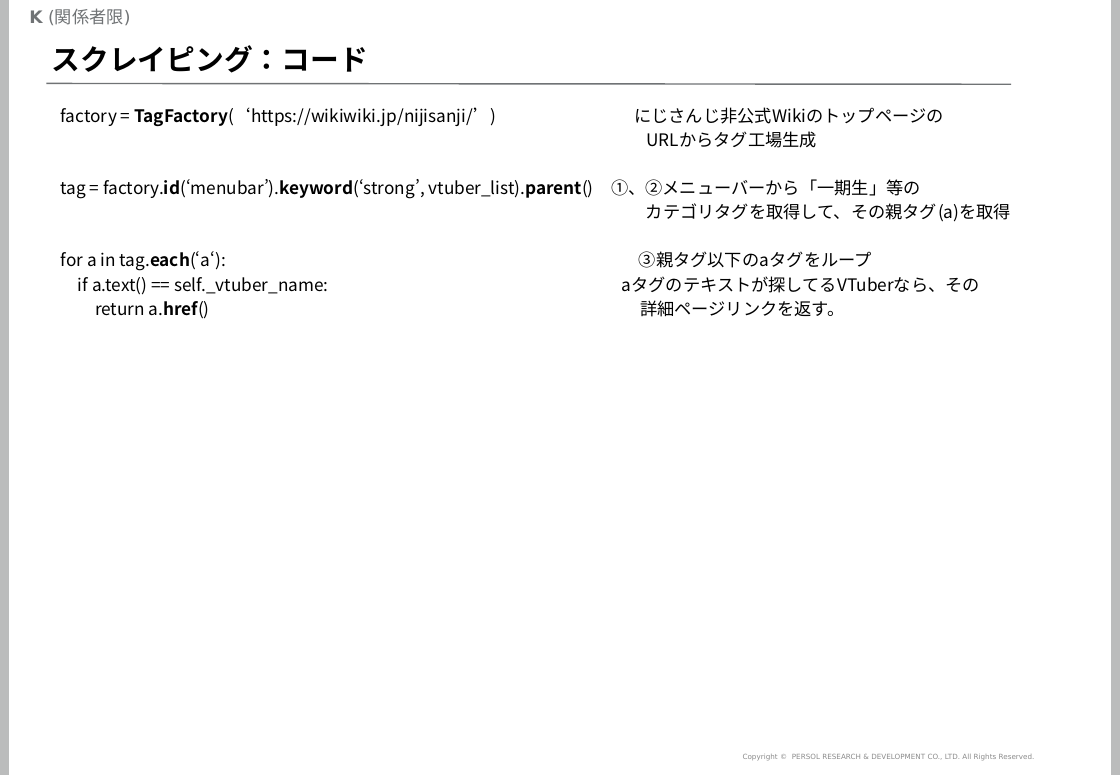
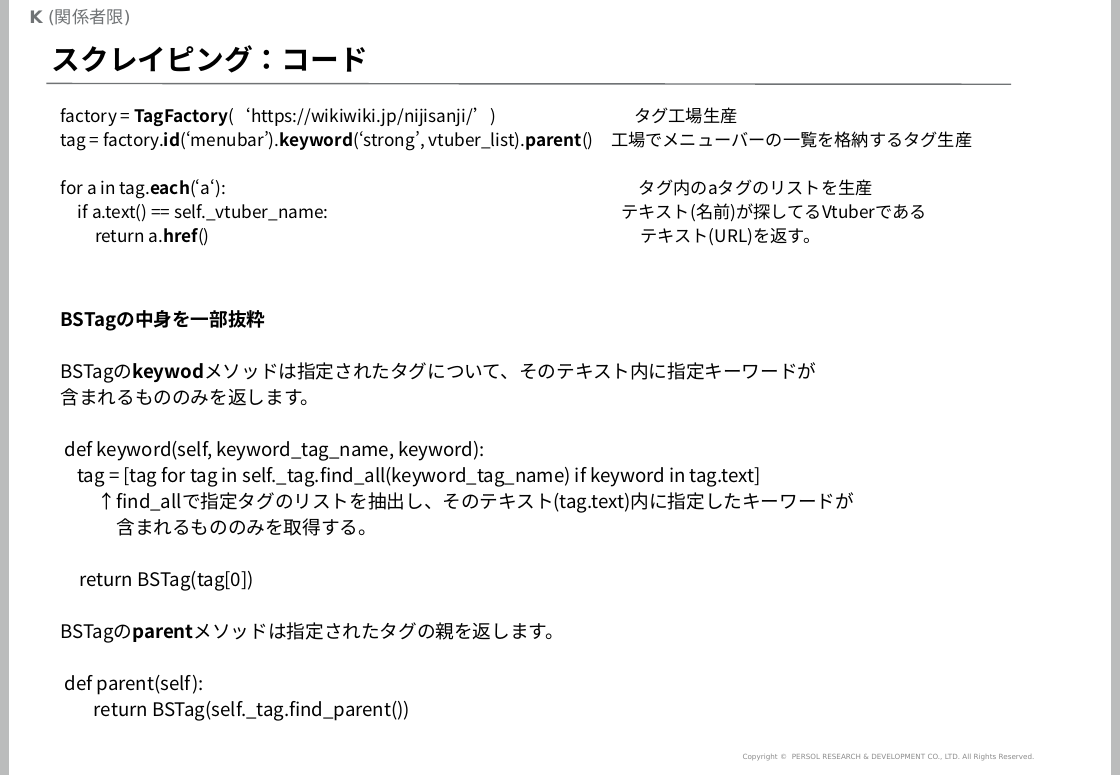
Before and after one commit to mogrodown/python_session, a slide deck: slide 33 of doc/python中級講座_2020.pptx (slide 27 before the commit). Drawn at 1120x775 pixels with LibreOffice and Linux fonts; fonts in the diff are those of the drawing; background and template pictures are left out. Boxes give left, top, right and bottom in pixels: in the first picture for what was removed or moved away, otherwise in the second. Text is boxed around its words. In the diff, an @@ line names an element or a change of style, - is before the commit and + after.

```diff
--- a/doc/python中級講座_2020.pptx
+++ b/doc/python中級講座_2020.pptx
@@ text at (61, 107, 972, 246): text changed @@
-factory = TagFactory(‘https://wikiwiki.jp/nijisanji/’) にじさんじ非公式Wikiのトップページの
-URLからタグ工場生成
-tag = factory.id(‘menubar’).keyword(‘strong’, vtuber_list).parent() ①、②メニューバーから「一期生」等の
-カテゴリタグを取得して、その親タグ(a)を取得
-for a in tag.each(‘a‘): ③親タグ以下のaタグをループ
-if a.text() == self._vtuber_name: aタグのテキストが探してるVTuberなら、その
-return a.href() 詳細ページリンクを返す。
+factory = TagFactory(‘https://wikiwiki.jp/nijisanji/’) タグ工場生産
+tag = factory.id(‘menubar’).keyword(‘strong’, vtuber_list).parent() 工場でメニューバーの一覧を格納するタグ生産
+for a in tag.each(‘a‘): タグ内のaタグのリストを生産
+if a.text() == self._vtuber_name: テキスト(名前)が探してるVtuberである
+return a.href() テキスト(URL)を返す。
@@ text added at (61, 310, 854, 643), 12.9 pt, text #000000 @@
+BSTagの中身を一部抜粋
+BSTagのkeywodメソッドは指定されたタグについて、そのテキスト内に指定キーワードが
+含まれるもののみを返します。
+def keyword(self, keyword_tag_name, keyword):
+tag = [tag for tag in self._tag.find_all(keyword_tag_name) if keyword in tag.text]
+↑find_allで指定タグのリストを抽出し、そのテキスト(tag.text)内に指定したキーワードが
+含まれるもののみを取得する。
+return BSTag(tag[0])
+BSTagのparentメソッドは指定されたタグの親を返します。
+def parent(self):
+return BSTag(self._tag.find_parent())
```
Also in this commit, not shown: 12 other slides changed, 12 slides added, 1 slide removed, 5 other files.
